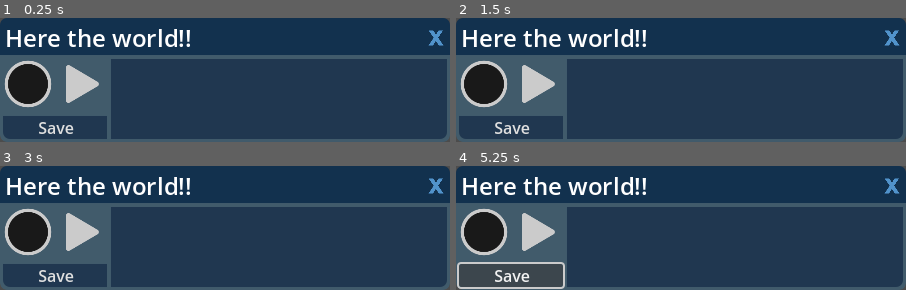
Above: before the commit, frames 1-4 (two rows, left to right).
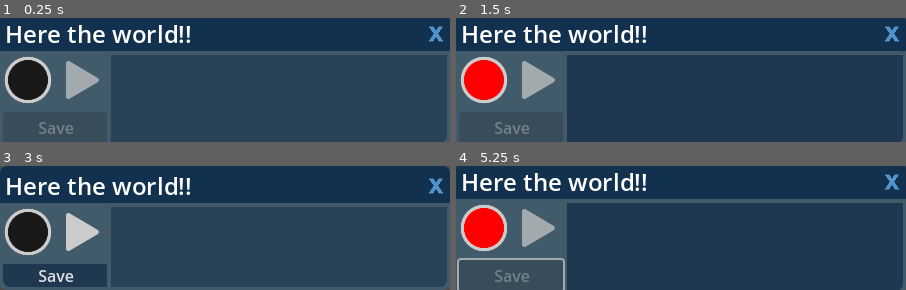
Above: after the commit, the same moments.

Repository: Aaaaaaaqua/GD_recorder
Game: Godot game, scene res://Scene/interface.tscn
Two runs of this game, one before a commit and one after it. Both use one fixed random seed, a clock stepped at 60 frames per second and the inputs below.
Inputs (mouse positions are in pixels of both pictures, inside the frame that each line leads up to; where the layout moved, square brackets give the same spot in the first picture):
- Up to frame 1 (0.25 s): no input
- Up to frame 2 (1.5 s): click (483, 80) [483, 83] at 0.5 s; click (537, 83) at 1.27 s
- Up to frame 3 (3 s): click (81, 231) at 2.02 s; click (27, 228) [27, 231] at 2.75 s
- Up to frame 4 (5.25 s): click (483, 231) at 3.5 s; click (537, 231) at 4.27 s; click (510, 275) at 5 s, where only the run before the commit has a clickable "Save"

The runs differ from the first frame. In frame 1, 12% of the frame differs, in the area x 0-100%, y 0-100%; in frame 2, 16%; in frame 3, less than 0.1%; in frame 4, 17%.

Commit message:
record and playback

Diff:
--- a/Scene/interface.tscn
+++ b/Scene/interface.tscn
@@ -48,8 +48,13 @@
 theme_override_styles/panel = SubResource("StyleBoxFlat_eellu")
 script = ExtResource("1_3q01n")
 
+[node name="Playback" type="AudioStreamPlayer" parent="."]
+volume_db = 24.0
+bus = &"Record"
+
 [node name="Mic" type="AudioStreamPlayer" parent="."]
 stream = SubResource("AudioStreamMicrophone_eellu")
+autoplay = true
 bus = &"Record"
 
 [node name="VBox" type="VBoxContainer" parent="."]
@@ -115,6 +120,7 @@
 theme_override_styles/panel = SubResource("StyleBoxFlat_1u6j5")
 script = ExtResource("5_1u6j5")
 
+[connection signal="finished" from="Playback" to="." method="_on_playback_finished"]
 [connection signal="pressed" from="VBox/TitleBar/HBox/ExitButton" to="." method="_on_exit_button_pressed"]
 [connection signal="pressed" from="VBox/HBox/HFlowContainer/Record" to="." method="_on_record_pressed"]
 [connection signal="pressed" from="VBox/HBox/HFlowContainer/Play" to="." method="_on_play_pressed"]
--- a/Script/interface.gd
+++ b/Script/interface.gd
@@ -2,6 +2,8 @@
 @onready var record: TextureButton = %Record
 @onready var play: TextureButton = $VBox/HBox/HFlowContainer/Play
 @onready var save: Button = $VBox/HBox/HFlowContainer/Save
+@onready var specturm: PanelContainer = $VBox/HBox/Specturm
+@onready var playback: AudioStreamPlayer = $Playback
 
 const PATH_ICON: String = "res://Icon/%s"
 const ICON_RECORDING: Texture2D = preload(PATH_ICON % "recording.svg")
@@ -15,6 +17,11 @@
 # Called when the node enters the scene tree for the first time.
 func _ready() -> void:
 	effect = AudioServer.get_bus_effect(AudioServer.get_bus_index("Record"), 0)
+	specturm.modulate.a = 0.7
+	play.modulate.a = 0.7
+	play.disabled = true
+	save.modulate.a = 0.7
+	save.disabled = true
 
 
 # Called every frame. 'delta' is the elapsed time since the previous frame.
@@ -34,16 +41,54 @@
 		print("Recording stopped")
 		print("Recording data length: ", recording.data.size())
 		print("First few bytes: ", recording.data.slice(0, 10))
+		record.texture_normal = ICON_NOT_RECORDING
+
+		# Audio stuff
+		playback.stream = recording
+
+		specturm.modulate.a = 0.7
+		play.modulate.a = 1.0
+		play.disabled = false
+		save.modulate.a = 1.0
+		save.disabled = false
+
+
 	else:
 		# $Mic.play()
 		effect.set_recording_active(true)
 		print("Recording started")
+		record.texture_normal = ICON_RECORDING
 		# print("Mic is playing: ", $Mic.playing)
+
+		# Audio stuff
+		playback.stop()
+
+		specturm.modulate.a = 1.0
+		play.modulate.a = 0.7
+		play.disabled = true
+		save.modulate.a = 0.7
+		save.disabled = true
+
+
 
 
 func _on_play_pressed() -> void:
 	# playback and pause the audio
-	pass # Replace with function body.
+	if playback.stream_paused or !playback.playing:
+		print("Playing audio")
+
+		# Change icon
+		# Change stream_paused
+		play.texture_normal = ICON_PAUSE
+		playback.stream_paused = false
+
+		if !playback.playing:
+			playback.play()
+
+	else:
+		print("No audio to play")
+		play.texture_normal = ICON_PLAY
+		playback.stream_paused = true
 
 func _on_saved(a_file_path: String) -> void:
 	# save wav file and path
@@ -53,3 +98,8 @@
 	# first open dialog
 	# If file saved is pressed, run _on_saved()
 	pass # Replace with function body.
+
+
+func _on_playback_finished() -> void:
+	print("Playback finished")
+	play.texture_normal = ICON_PLAY
